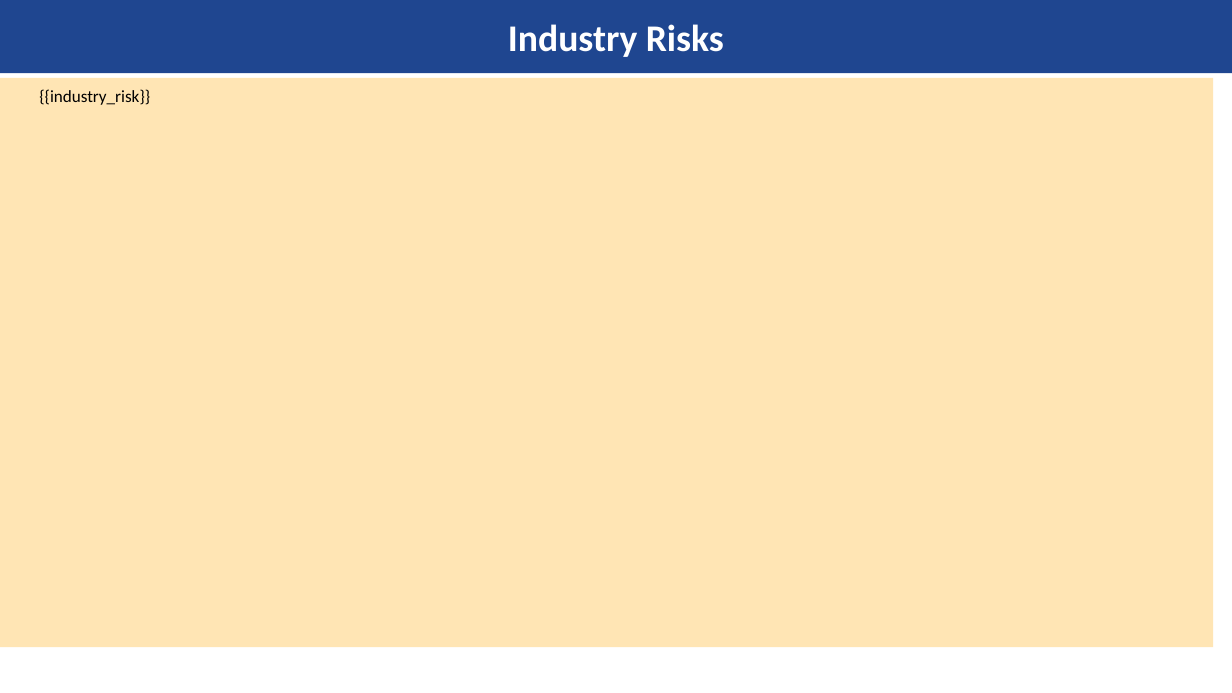
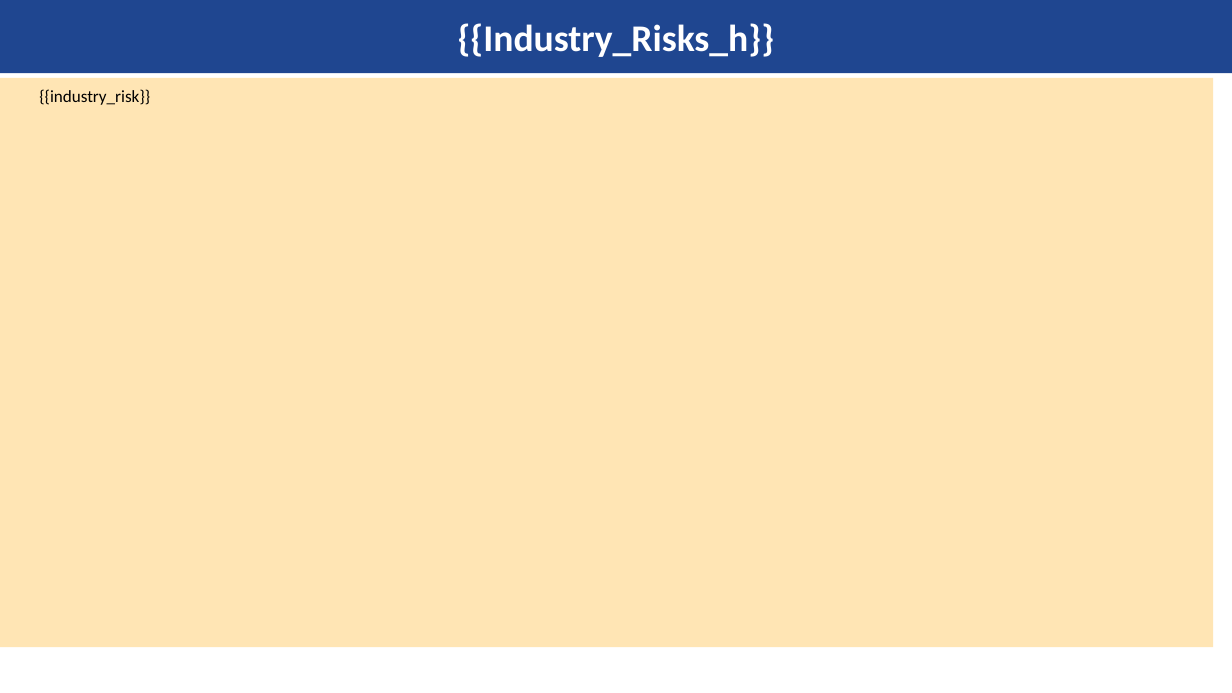
Before and after one commit to kishanyash/fluffy-lamp, a slide deck: slide 9 of master_template.pptx (slide 10 before the commit). Drawn at 1232x693 pixels with LibreOffice and Linux fonts; fonts in the diff are those of the drawing; background and template pictures are left out. Boxes give left, top, right and bottom in pixels: in the first picture for what was removed or moved away, otherwise in the second. Text is boxed around its words. In the diff, an @@ line names an element or a change of style, - is before the commit and + after.

```diff
--- a/master_template.pptx
+++ b/master_template.pptx
@@ title at (458, 23, 775, 57): text changed @@
-Industry Risks
+{{Industry_Risks_h}}
```
Also in this commit, not shown: 10 other slides changed, 1 slide removed, 6 other files.
